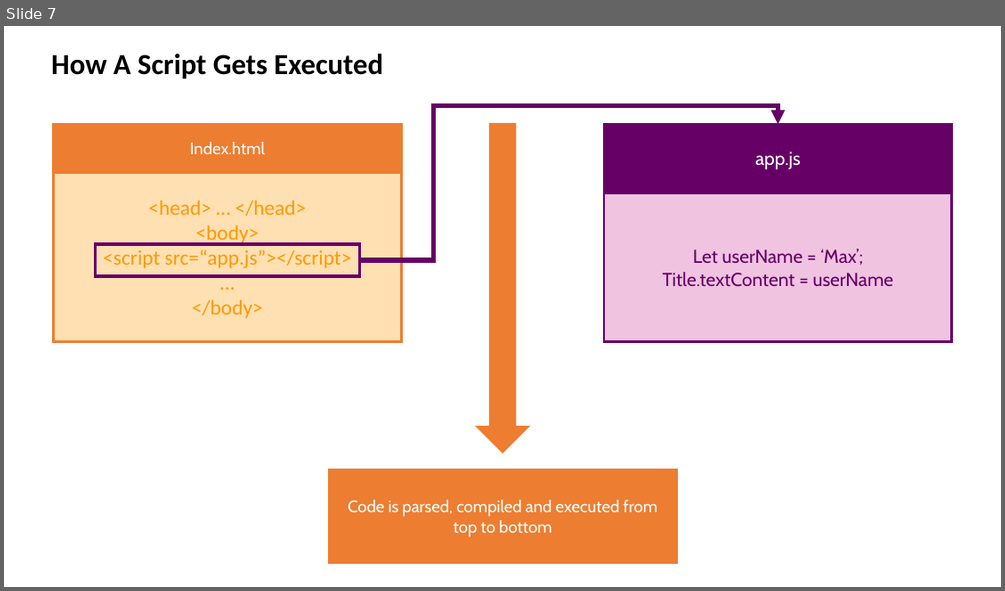
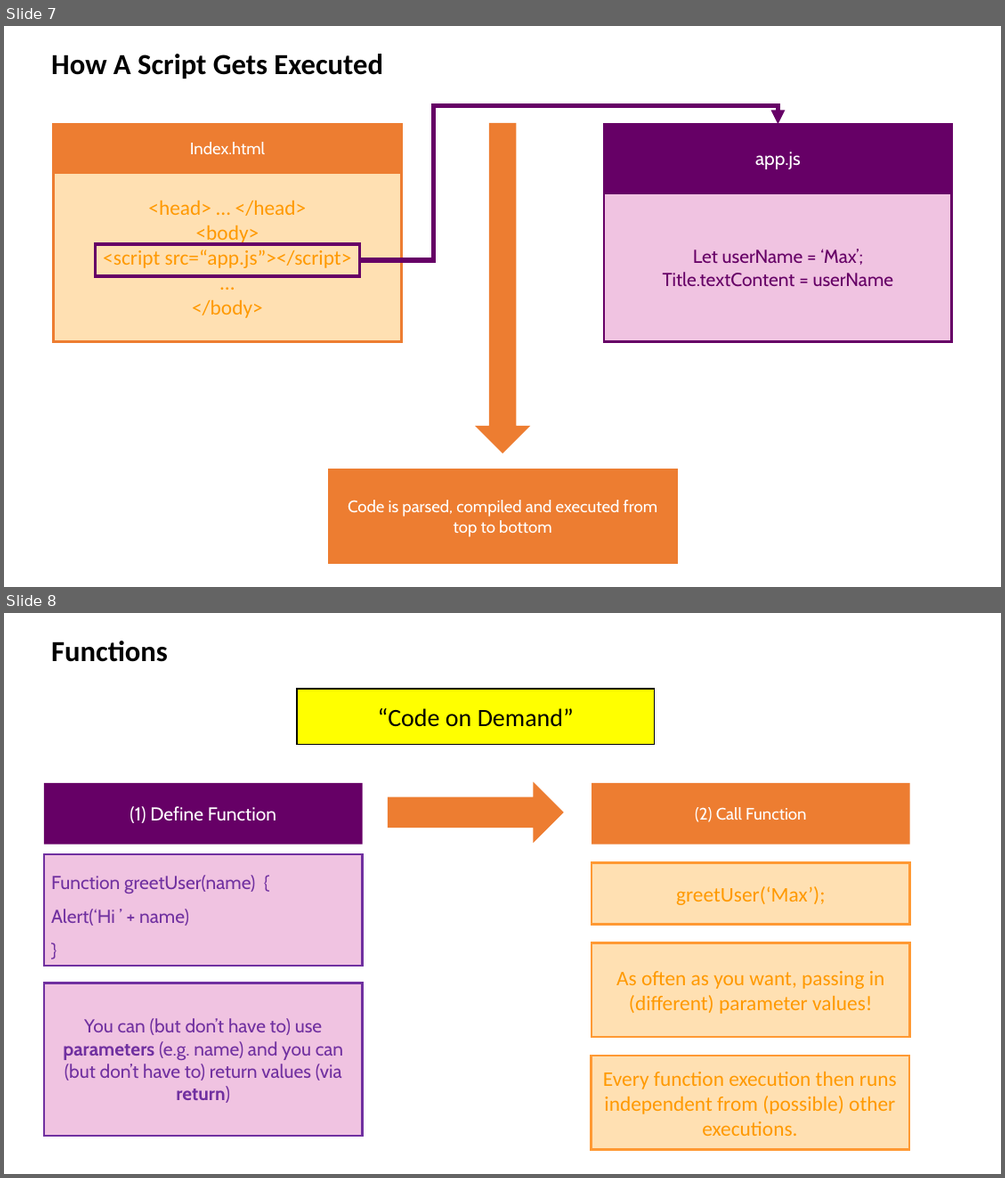
Before and after one commit to drronidz/JavaScript-The-Complete-Guide-2020, a slide deck: 2. Basics Variables, Data Types, Operators & Functions/docs/Introduction.pptx. Shown one above the other, each under a label of ours: slide 7 before the commit, slides 7 and 8 after it. The pictures are 1005x591 and 1005x1178 pixels, drawn with LibreOffice and Linux fonts; fonts in the diff are those of the drawing. Boxes give left, top, right and bottom in pixels: in the first picture for what was removed or moved away, otherwise in the second. Text is boxed around its words. In the diff, an @@ line names an element or a change of style, - is before the commit and + after.

Commit message:
15. Introducing Functions

```diff
--- a/2. Basics Variables, Data Types, Operators & Functions/docs/Introduction.pptx
+++ b/2. Basics Variables, Data Types, Operators & Functions/docs/Introduction.pptx
@@ slide 8 added at [4,613,1001,1174], background #FFFFFF @@
@@ text added at [51,641,168,662], 28 pt, text #000000, bold @@
+Functions
@@ rectangle added at [297,689,655,744], fill #FFFF00, outline #000000 1.5 pt, 24 pt, text #000000 @@
+“Code on Demand”
@@ rectangle added at [44,783,363,844], fill #660066, 18 pt, text #FFFFFF @@
+(1) Define Function
@@ right arrow added at [388,782,564,844], fill #ED7D31 @@
@@ rectangle added at [591,783,910,844], fill #ED7D31, 16 pt, text #FFFFFF @@
+(2) Call Function
@@ rectangle added at [44,854,363,965], fill #CC3399 at 29% opacity, outline #7030A0 2.25 pt, 18 pt, text #7030A0 @@
+Function greetUser(name) {
+Alert(‘Hi ’ + name)
+}
@@ rectangle added at [591,863,910,925], fill #FF9900 at 30% opacity, outline #FF9933 2.25 pt, 20 pt, text #FF9900 @@
+greetUser(‘Max’);
@@ rectangle added at [591,943,910,1037], fill #FF9900 at 30% opacity, outline #FF9933 2.25 pt, 20 pt, text #FF9900 @@
+As often as you want, passing in (different) parameter values!
@@ rectangle added at [44,982,363,1135], fill #CC3399 at 29% opacity, outline #7030A0 2.25 pt, 18 pt, text #7030A0 @@
+You can (but don’t have to) use parameters (e.g. name) and you can (but don’t have to) return values (via return)
@@ rectangle added at [591,1055,909,1149], fill #FF9900 at 30% opacity, outline #FF9933 2.25 pt, 20 pt, text #FF9900 @@
+Every function execution then runs independent from (possible) other executions.
```
